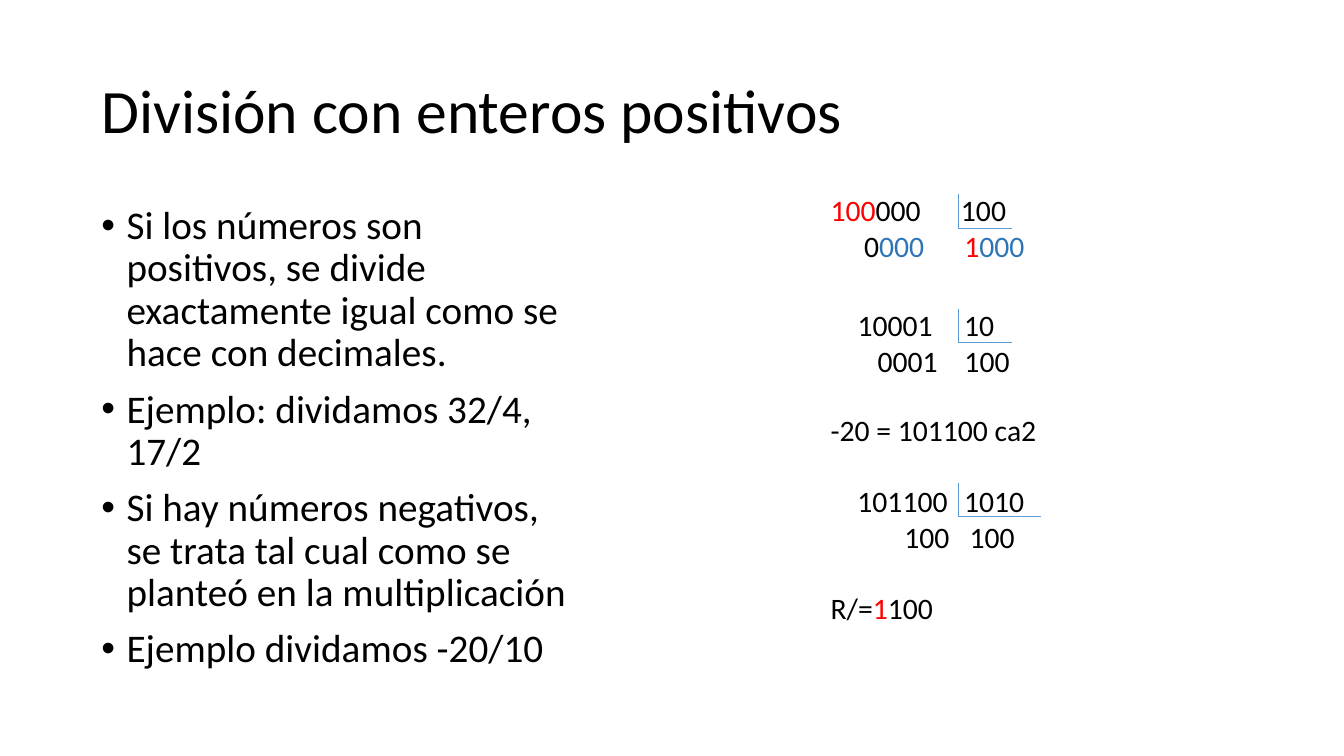
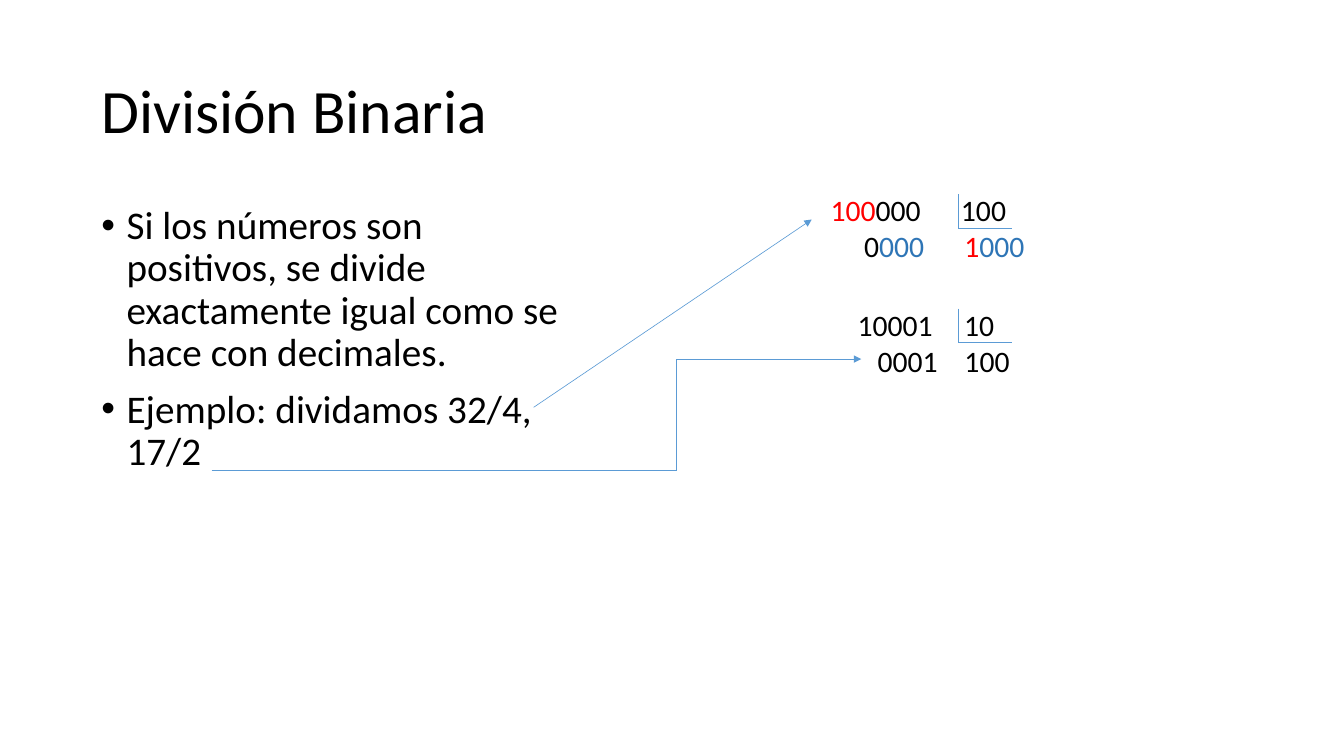
Before and after one commit to CesarLopez-Profe/Fundamentos_Programacion, a slide deck: slide 14 of Slides/3_Aritmetica_del_computador.pptx (slide 13 before the commit). Drawn at 1344x756 pixels with LibreOffice and Linux fonts; fonts in the diff are those of the drawing; background and template pictures are left out. Boxes give left, top, right and bottom in pixels: in the first picture for what was removed or moved away, otherwise in the second. Text is boxed around its words. In the diff, an @@ line names an element or a change of style, - is before the commit and + after.

```diff
--- a/Slides/3_Aritmetica_del_computador.pptx
+++ b/Slides/3_Aritmetica_del_computador.pptx
@@ title at (101,90,487,134): text changed @@
-División con enteros positivos
+División Binaria
@@ arrow added from (534, 407) to (812, 220), #5B9BD5 0.5 pt @@
@@ elbow arrow added from (212, 471) to (861, 359), #5B9BD5 0.5 pt @@
@@ text removed at (831,421,1036,621) @@
--20 = 101100 ca2
-101100 1010
-100 100
-R/=1100
@@ text at (127,493,565,669): paragraphs removed @@
-• Si hay números negativos, se trata tal cual como se planteó en la multiplicación
-• Ejemplo dividamos -20/10
@@ line removed from (959, 483) to (959, 517) @@
@@ line removed from (959, 517) to (1042, 517) @@
```
Also in this commit, not shown: 1 other slide changed, 3 slides added, 1 other file.
